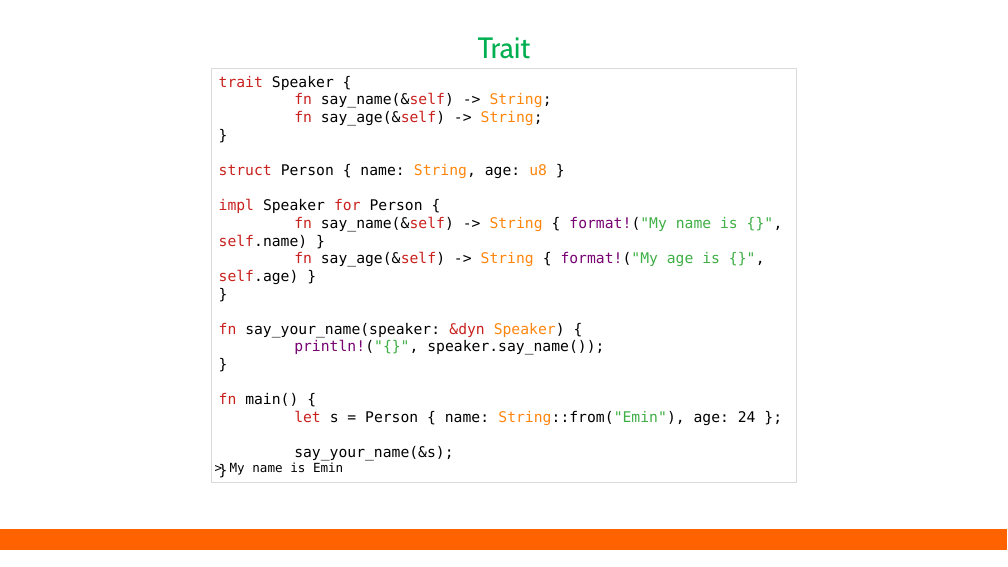
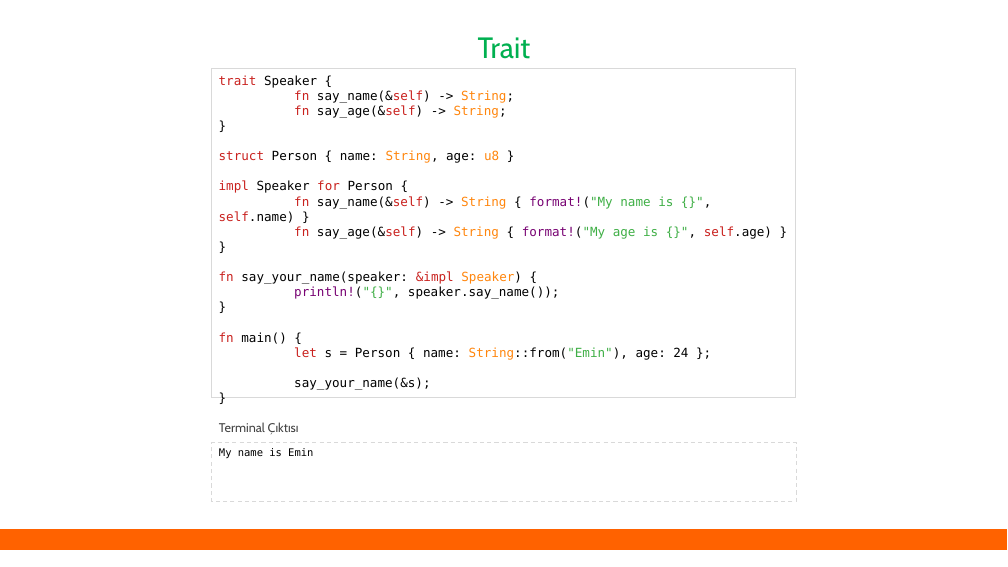
Before and after one commit to eminfedar/rust-tr-ders-slaytlari, a slide deck: slide 33 of rust_egitim_2_enum_trait_macro.odp. Drawn at 1008x567 pixels with LibreOffice and Linux fonts; fonts in the diff are those of the drawing. Boxes give left, top, right and bottom in pixels: in the first picture for what was removed or moved away, otherwise in the second. Text is boxed around its words. In the diff, an @@ line names an element or a change of style, - is before the commit and + after.

```diff
--- a/rust_egitim_2_enum_trait_macro.odp
+++ b/rust_egitim_2_enum_trait_macro.odp
@@ text "Trait" at box(478, 37, 531, 59): less space between paragraphs @@
@@ rectangle "trait Speaker {": place and size @@
-rectangle "trait Speaker {" at box(211, 69, 796, 482)
+rectangle "trait Speaker {" at box(211, 69, 796, 398)
@@ text in rectangle at box(219, 75, 772, 390): size 14 to 12 pt in "trait Speaker {", "fn say_name(&self) -> String;", "fn say_age(&self) -> String;", "}" and 11 more places @@
@@ text in rectangle at box(219, 271, 522, 284): text changed; size 14 to 12 pt @@
-fn say_your_name(speaker: &dyn Speaker) {
+fn say_your_name(speaker: &impl Speaker) {
@@ rectangle "My name is Emin": place and size @@
-rectangle "My name is Emin" at box(230, 462, 343, 475)
+rectangle "My name is Emin" at box(212, 443, 797, 501)
@@ rectangle "My name is Emin" at box(212, 443, 797, 501): fill none to #FFFFFF; outline none to #D9D9D9 0.74 pt @@
@@ text in rectangle at box(219, 448, 313, 458): text changed; size 12 to 10 pt @@
-> My name is Emin
+My name is Emin
@@ text added at box(219, 422, 299, 434), 12 pt, text #434343 @@
+Terminal Çıktısı
```
Also in this commit, not shown: 41 other slides changed, 3 other files.
